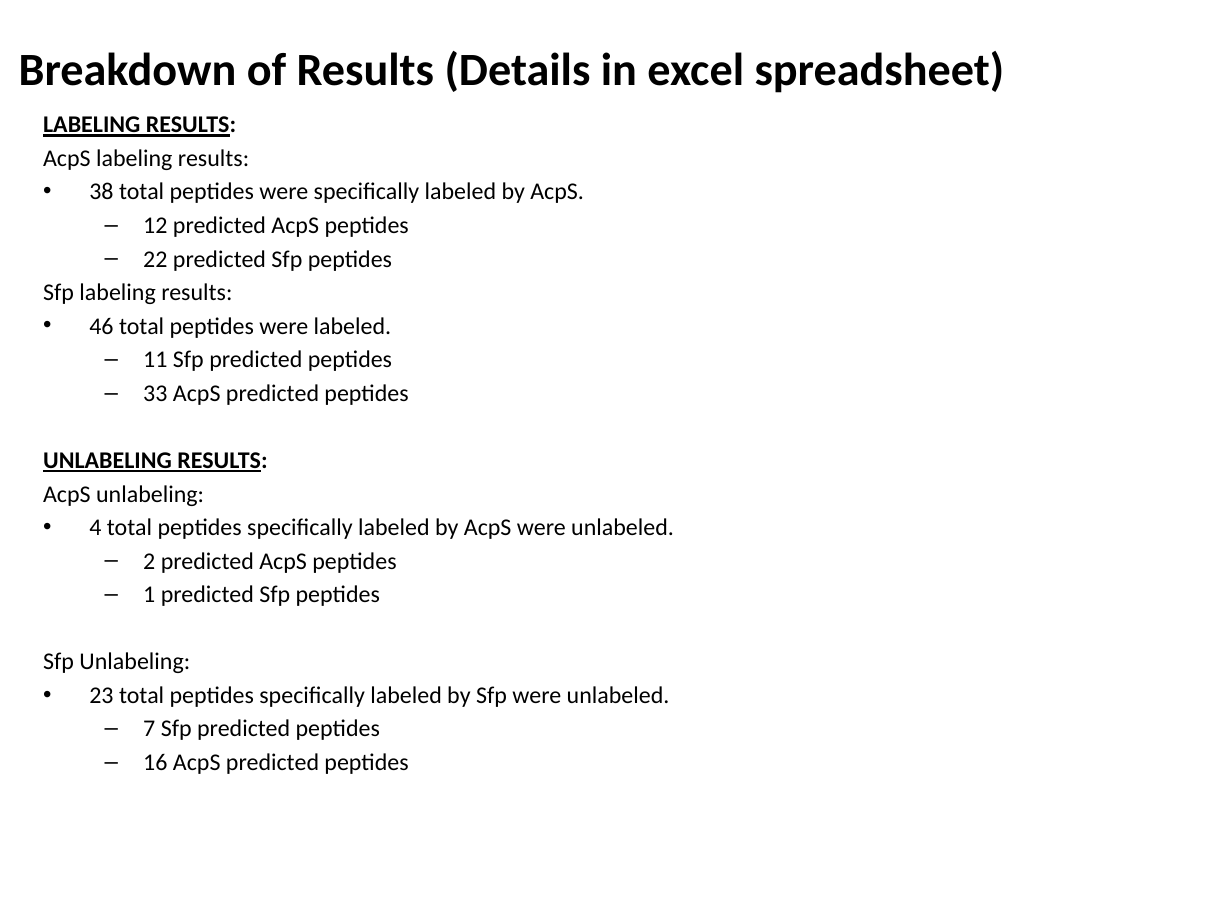
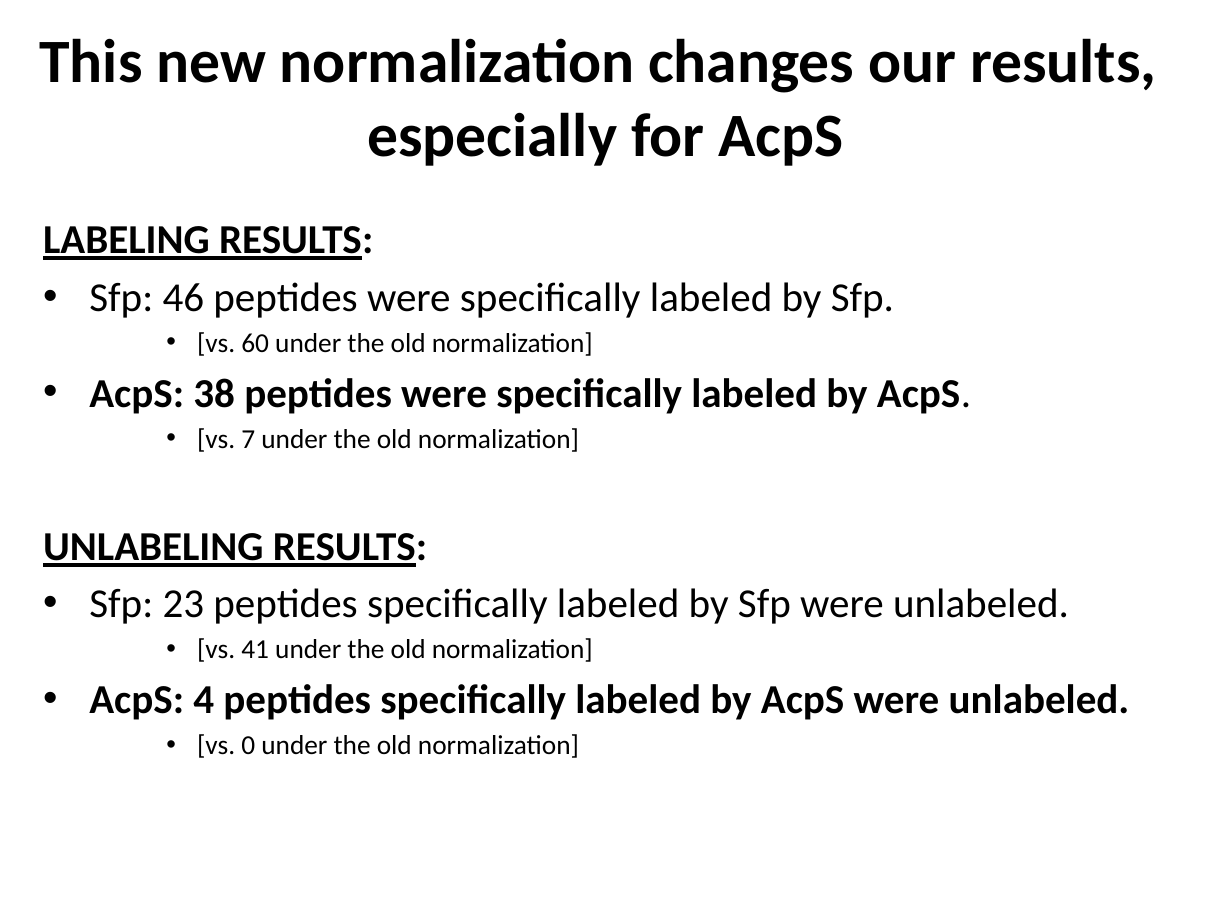
Before and after one commit to peter-i-frazier/pool, a slide deck: slide 8 of presentations/orthogonal_peptide_result_analysis.pptx (slide 5 before the commit). Drawn at 1232x924 pixels with LibreOffice and Linux fonts; fonts in the diff are those of the drawing. Boxes give left, top, right and bottom in pixels: in the first picture for what was removed or moved away, otherwise in the second. Text is boxed around its words. In the diff, an @@ line names an element or a change of style, - is before the commit and + after.

Commit message:
Here are my edits to the slides orthogonol_peptide_result_analysis. I will go ahead and send these to Lori.

```diff
--- a/presentations/orthogonal_peptide_result_analysis.pptx
+++ b/presentations/orthogonal_peptide_result_analysis.pptx
@@ title at (x1=39, y1=38, x2=1156, y2=166): text changed; size 27 to 36 pt @@
-Breakdown of Results (Details in excel spreadsheet)
+This new normalization changes our results,
+especially for AcpS
@@ text "LABELING RESULTS:" moved from (x1=43, y1=116, x2=674, y2=774) to (x1=43, y1=226, x2=1130, y2=758) @@
@@ text at (x1=43, y1=226, x2=427, y2=567): size 14 to 24 pt in "LABELING RESULTS:", "UNLABELING RESULTS:"; more space between paragraphs @@
@@ text at (x1=89, y1=282, x2=971, y2=452): text changed; size 14 to 24 pt @@
-AcpS labeling results:
-• 38 total peptides were specifically labeled by AcpS.
-  – 12 predicted AcpS peptides
-  – 22 predicted Sfp peptides
-Sfp labeling results:
-• 46 total peptides were labeled.
-  – 11 Sfp predicted peptides
-  – 33 AcpS predicted peptides
+• Sfp: 46 peptides were specifically labeled by Sfp.
+    • [vs. 60 under the old normalization]
+• AcpS: 38 peptides were specifically labeled by AcpS.
+    • [vs. 7 under the old normalization]
@@ text at (x1=89, y1=588, x2=1130, y2=758): text changed; size 14 to 24 pt @@
-AcpS unlabeling:
-• 4 total peptides specifically labeled by AcpS were unlabeled.
-  – 2 predicted AcpS peptides
-  – 1 predicted Sfp peptides
-Sfp Unlabeling:
-• 23 total peptides specifically labeled by Sfp were unlabeled.
-  – 7 Sfp predicted peptides
-  – 16 AcpS predicted peptides
+• Sfp: 23 peptides specifically labeled by Sfp were unlabeled.
+    • [vs. 41 under the old normalization]
+• AcpS: 4 peptides specifically labeled by AcpS were unlabeled.
+    • [vs. 0 under the old normalization]
```
Also in this commit, not shown: 3 other slides changed, 4 slides added, 1 slide removed.
